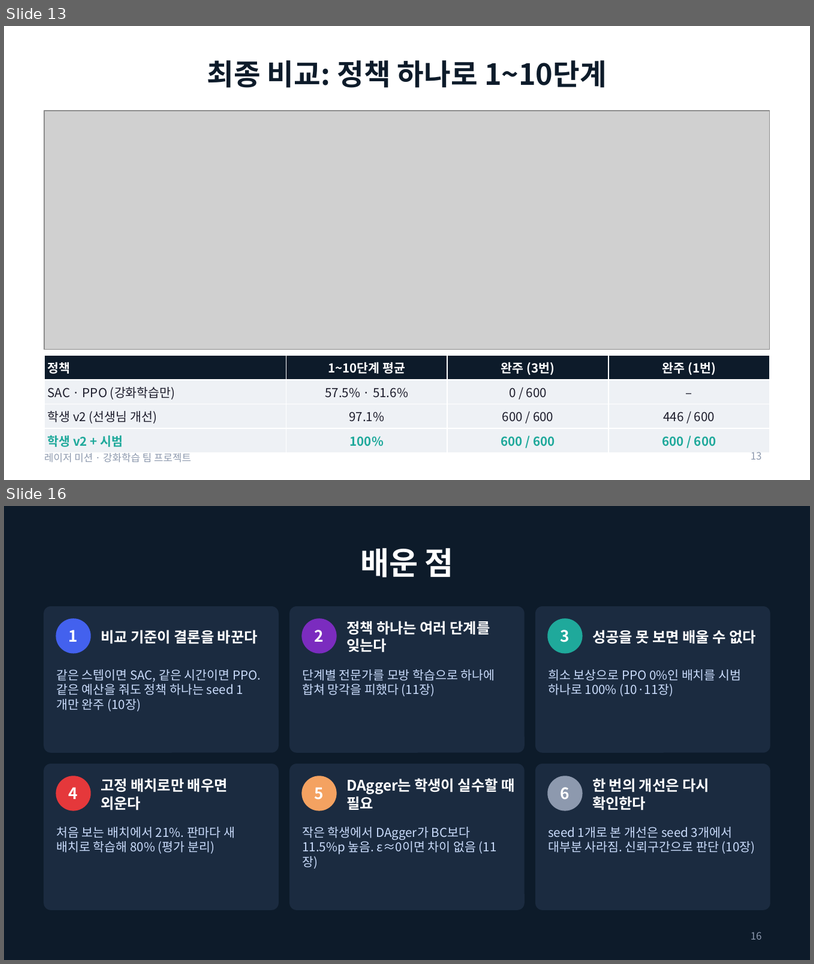
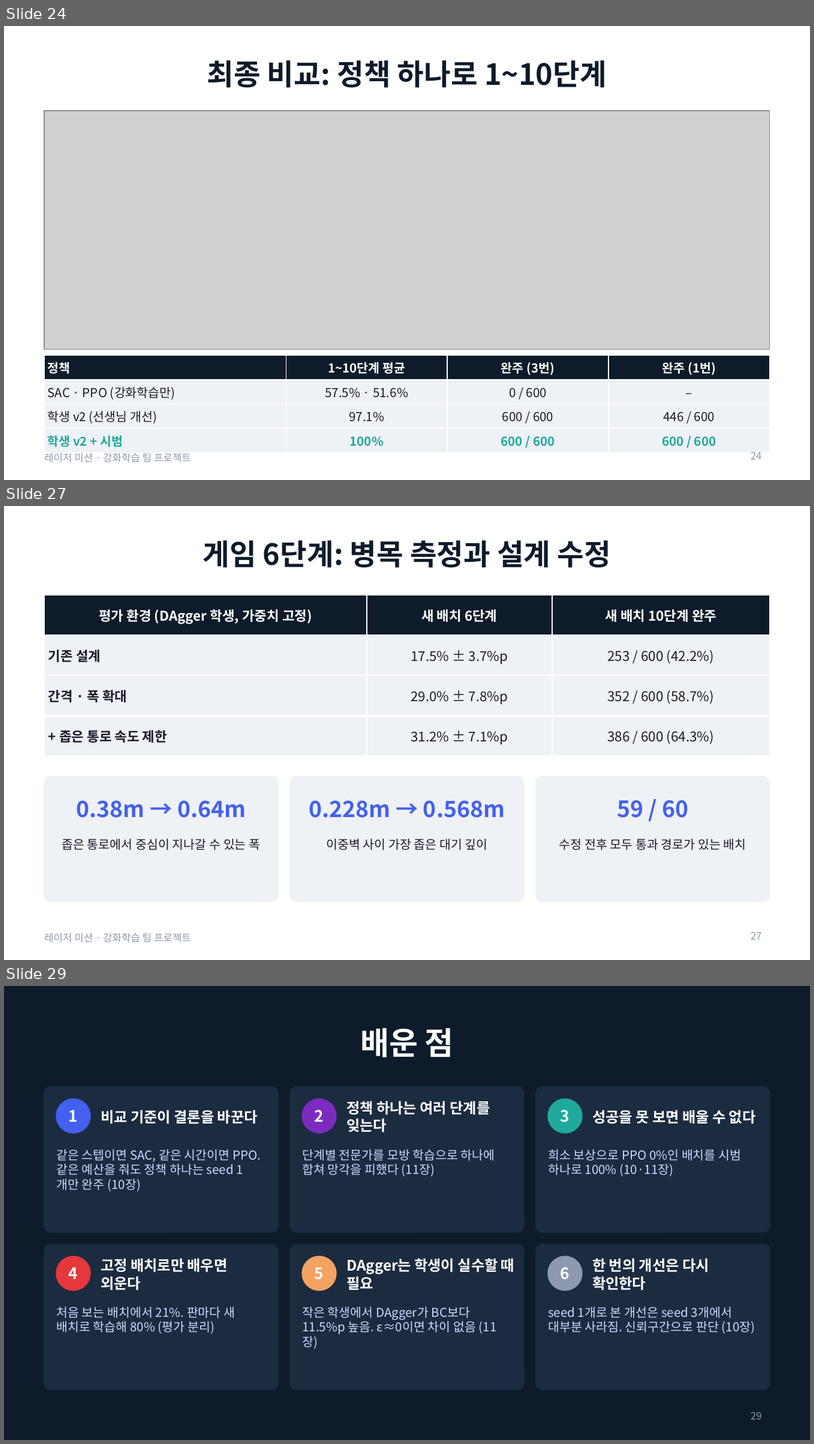
Before and after one commit to changxeokSong/reinforcement_learning, a slide deck: docs/LaserMission_presentation.pptx. Shown one above the other, each under a label of ours: slides 13 and 16 before the commit, slides 24, 27 and 29 after it; the slides between them are not shown. The pictures are 814x964 and 814x1444 pixels, drawn with LibreOffice and Linux fonts; fonts in the diff are those of the drawing; grey boxes stand for pictures. Boxes give left, top, right and bottom in pixels: in the first picture for what was removed or moved away, otherwise in the second. Text is boxed around its words. In the diff, an @@ line names an element or a change of style, - is before the commit and + after.

Commit message:
레이저 발표 자료 보강: 목표, 단계 구성, State·Action·Reward, 알고리즘·하이퍼파라미터, 구현 검증, 평가 지표, 실험 목록, 최종 빌드 재비교, 6단계 설계 수정과 충돌 예측, 기여, 참고 자료 (32장)

```diff
--- a/docs/LaserMission_presentation.pptx
+++ b/docs/LaserMission_presentation.pptx
@@ slide 27 added at <box>4,506,810,960</box>, background #FFFFFF; not listed: 1 template element that a slide beside it also shows @@
@@ title added at <box>203,540,611,568</box>, 26 pt, text #0D1B2A, bold @@
+게임 6단계: 병목 측정과 설계 수정
@@ table added at <box>44,595,770,747</box>, 4 rows, 3 columns @@
+평가 환경 (DAgger 학생, 가중치 고정) | 새 배치 6단계 | 새 배치 10단계 완주
+기존 설계 | 17.5% ± 3.7%p | 253 / 600 (42.2%)
+간격 · 폭 확대 | 29.0% ± 7.8%p | 352 / 600 (58.7%)
++ 좁은 통로 속도 제한 | 31.2% ± 7.1%p | 386 / 600 (64.3%)
@@ rounded rectangle added at <box>44,776,278,901</box>, fill #EEF1F5, outline #EEF1F5 1 pt @@
@@ rounded rectangle added at <box>290,776,524,901</box>, fill #EEF1F5, outline #EEF1F5 1 pt @@
@@ rounded rectangle added at <box>536,776,770,901</box>, fill #EEF1F5, outline #EEF1F5 1 pt @@
@@ text added at <box>76,800,246,817</box>, 20 pt, text #4361EE, bold @@
+0.38m → 0.64m
@@ text added at <box>309,800,505,817</box>, 20 pt, text #4361EE, bold @@
+0.228m → 0.568m
@@ text added at <box>617,800,689,817</box>, 20 pt, text #4361EE, bold @@
+59 / 60
@@ text added at <box>62,838,261,850</box>, 11 pt, text #1B1B2A @@
+좁은 통로에서 중심이 지나갈 수 있는 폭
@@ text added at <box>326,838,488,850</box>, 11 pt, text #1B1B2A @@
+이중벽 사이 가장 좁은 대기 깊이
@@ text added at <box>560,838,747,850</box>, 11 pt, text #1B1B2A @@
+수정 전후 모두 통과 경로가 있는 배치
@@ page number added at <box>751,931,762,939</box>, 9 pt, text #8D99AE @@
+27
@@ what was slide 13 is now slide 24 @@
@@ page number at <box>751,451,762,459</box>: text changed @@
-13
+24
@@ what was slide 16 is now slide 29 @@
@@ page number at <box>751,1411,762,1419</box>: text changed @@
-16
+29
```
Also in this commit, not shown: 7 slides changed, 14 other slides added, 3 other files.
